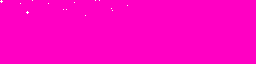
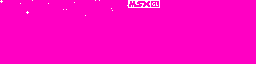
Layers edited between the first and the second 256×64 image:
painted on "Sprites" over [128, 0, 160, 8]
